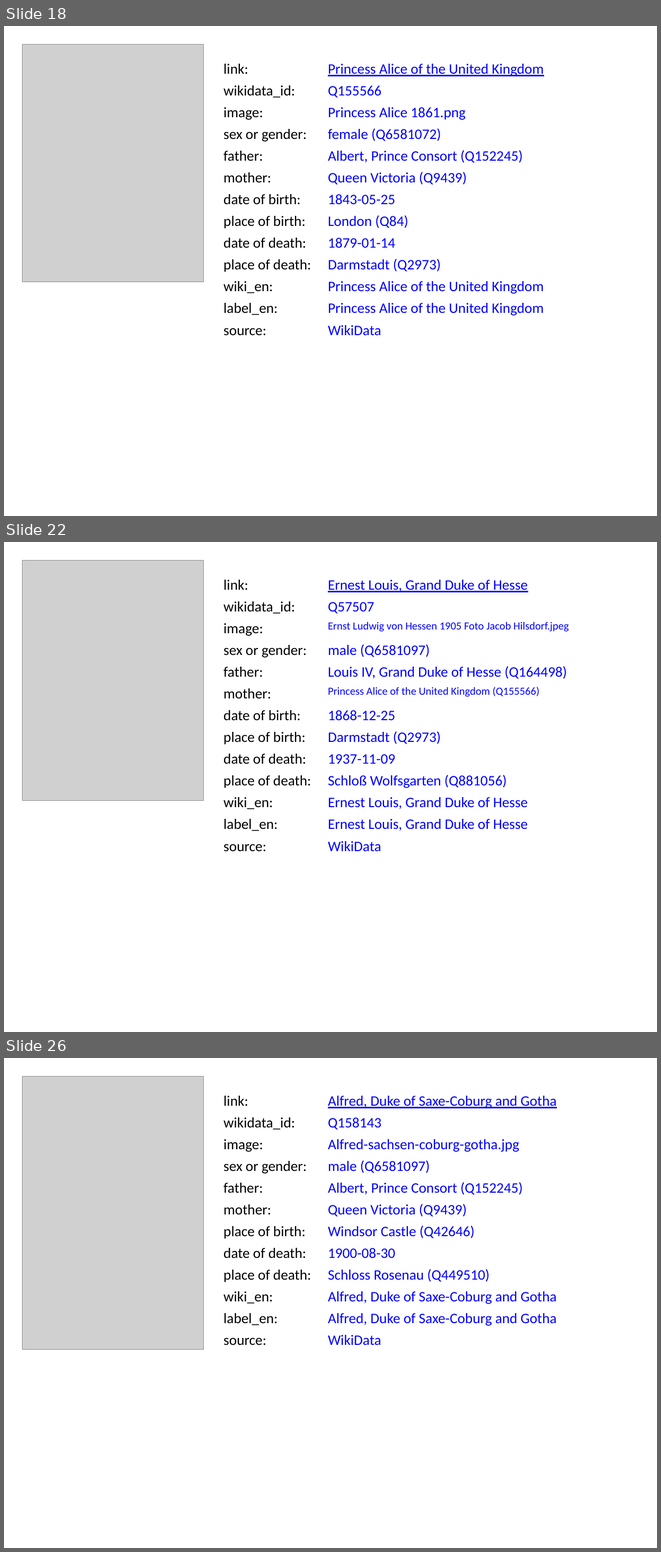
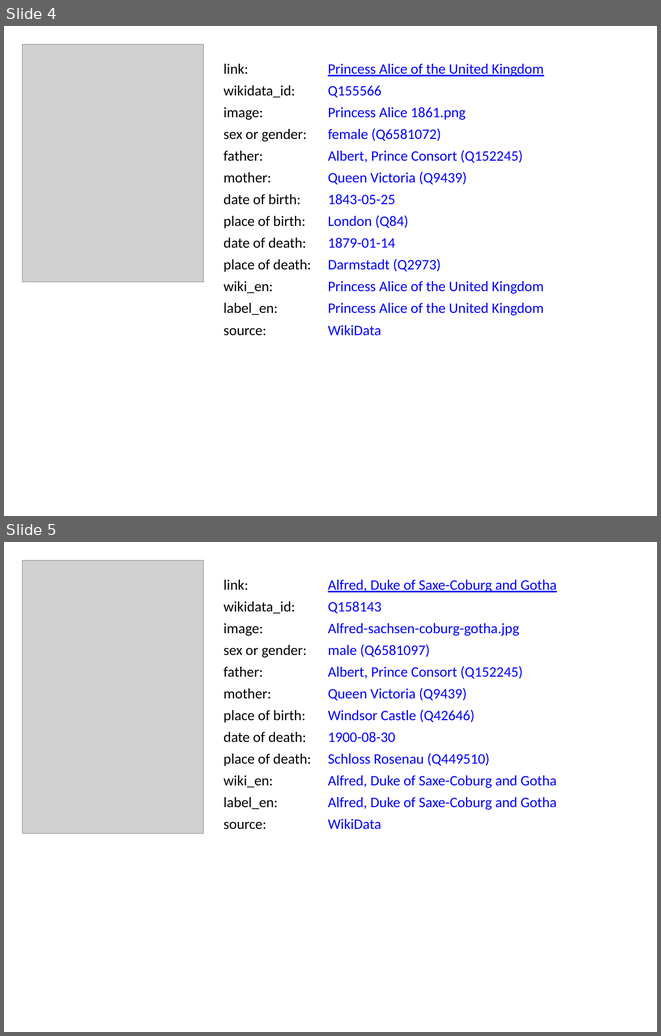
Before and after one commit to BITPlan/com.bitplan.simplegraph, a slide deck: simplegraph-powerpoint/QueenVictoria.pptx. Shown one above the other, each under a label of ours: slides 18, 22 and 26 before the commit, slides 4 and 5 after it; the slides between them are not shown. The pictures are 661x1552 and 661x1036 pixels, drawn with LibreOffice and Linux fonts; fonts in the diff are those of the drawing; grey boxes stand for pictures. Boxes give left, top, right and bottom in pixels: in the first picture for what was removed or moved away, otherwise in the second. Text is boxed around its words. In the diff, an @@ line names an element or a change of style, - is before the commit and + after.

```diff
--- a/simplegraph-powerpoint/QueenVictoria.pptx
+++ b/simplegraph-powerpoint/QueenVictoria.pptx
@@ slide 22 removed at bbox=[4, 542, 657, 1032], background #FFFFFF @@
@@ picture removed at bbox=[22, 560, 204, 801] @@
@@ text removed at bbox=[223, 580, 248, 590] @@
-link:
@@ text removed at bbox=[328, 580, 528, 592] @@
-Ernest Louis, Grand Duke of Hesse
@@ text removed at bbox=[223, 601, 295, 614] @@
-wikidata_id:
@@ text removed at bbox=[328, 602, 374, 614] @@
-Q57507
@@ text removed at bbox=[223, 623, 263, 636] @@
-image:
@@ text removed at bbox=[328, 622, 569, 632] @@
-Ernst Ludwig von Hessen 1905 Foto Jacob Hilsdorf.jpeg
@@ text removed at bbox=[223, 645, 307, 658] @@
-sex or gender:
@@ text removed at bbox=[328, 644, 430, 657] @@
-male (Q6581097)
@@ text removed at bbox=[223, 667, 263, 677] @@
-father:
@@ text removed at bbox=[328, 666, 567, 679] @@
-Louis IV, Grand Duke of Hesse (Q164498)
@@ text removed at bbox=[223, 688, 271, 698] @@
-mother:
@@ text removed at bbox=[328, 687, 540, 697] @@
-Princess Alice of the United Kingdom (Q155566)
@@ text removed at bbox=[223, 710, 301, 721] @@
-date of birth:
@@ text removed at bbox=[328, 710, 395, 721] @@
-1868-12-25
@@ text removed at bbox=[223, 732, 306, 744] @@
-place of birth:
@@ text removed at bbox=[328, 731, 441, 744] @@
-Darmstadt (Q2973)
@@ text removed at bbox=[223, 753, 306, 764] @@
-date of death:
@@ text removed at bbox=[328, 754, 395, 764] @@
-1937-11-09
@@ text removed at bbox=[223, 775, 311, 788] @@
-place of death:
@@ text removed at bbox=[328, 775, 507, 788] @@
-Schloß Wolfsgarten (Q881056)
@@ text removed at bbox=[223, 797, 273, 809] @@
-wiki_en:
@@ text removed at bbox=[328, 797, 528, 809] @@
-Ernest Louis, Grand Duke of Hesse
@@ text removed at bbox=[223, 819, 277, 831] @@
-label_en:
@@ text removed at bbox=[328, 819, 528, 831] @@
-Ernest Louis, Grand Duke of Hesse
@@ text removed at bbox=[223, 844, 266, 852] @@
-source:
@@ text removed at bbox=[328, 841, 381, 852] @@
-WikiData
@@ what was slide 18 is now slide 4 @@
@@ what was slide 26 is now slide 5 @@
```
Also in this commit, not shown: 1 slide changed, 38 other slides removed, 10 other files.
